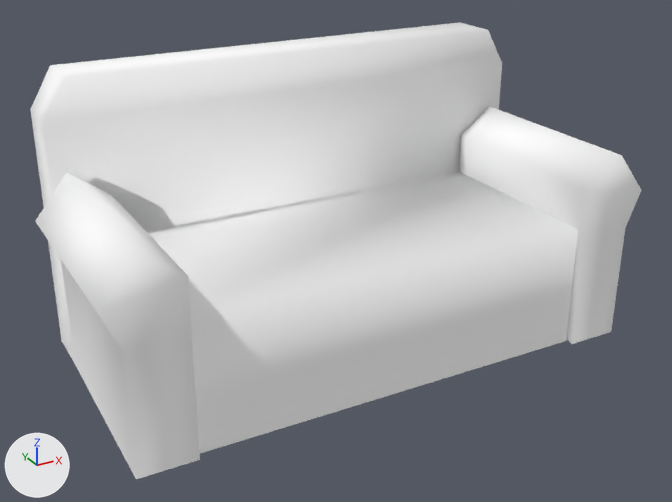
What one commit did to the glTF model public/3d/item/model__item__shop.ofs_3076_0/3076IMRL05_04.gltf.
Camera for both pictures: a 50 mm camera at (-1.46, -2.64, 1.66) aimed at (-0.03, -0.05, 0.37). Arrows for +X, +Y and +Z are at lower left; the lights stay in place. The first picture is the older version.

In view in the first picture: '3076IMRL05_04'.
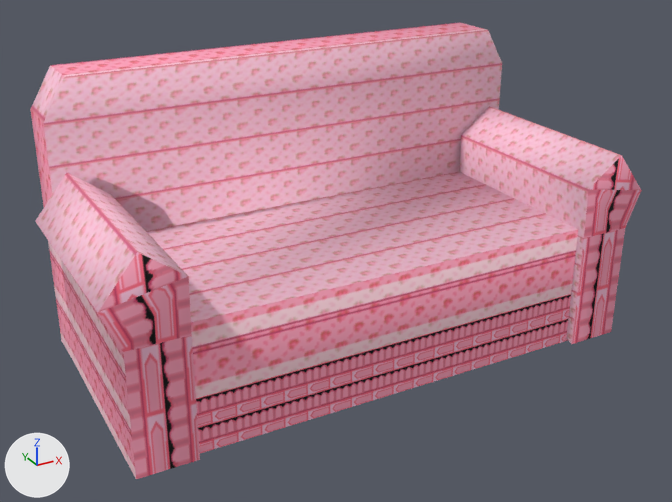
Changed parts and their boxes [x1, y1, x2, y2] in the pictures (672 x 502 px):
'3076IMRL05_04', surface changed
    both: [30, 23, 642, 479]

Patch to the scene script:
```diff
--- a/public/3d/item/model__item__shop.ofs_3076_0/3076IMRL05_04.gltf.py
+++ b/public/3d/item/model__item__shop.ofs_3076_0/3076IMRL05_04.gltf.py
@@ img_imrl05_04_3 @@
+img_imrl05_04_3 = load_image('imrl05_04_3', '_unpacked/imrl05_04_3', 32, 32, 'sRGB')
@@ img_imrl05_04_1 @@
+img_imrl05_04_1 = load_image('imrl05_04_1', '_unpacked/imrl05_04_1', 32, 32, 'sRGB')
@@ img_imrl05_04_0 @@
+img_imrl05_04_0 = load_image('imrl05_04_0', '_unpacked/imrl05_04_0', 32, 32, 'sRGB')
@@ img_imrl05_04_2 @@
+img_imrl05_04_2 = load_image('imrl05_04_2', '_unpacked/imrl05_04_2', 32, 32, 'sRGB')
@@ mat_imrl05_04_2 @@
 mat_imrl05_04_2 = principled_material('imrl05_04_2')
-mat_imrl05_04_2.base_color = (1.0, 1.0, 1.0)  # white #ffffff
+mat_imrl05_04_2.texture = img_imrl05_04_2
 mat_imrl05_04_2.roughness = 1.0
@@ mat_imrl05_04_0 @@
 mat_imrl05_04_0 = principled_material('imrl05_04_0')
-mat_imrl05_04_0.base_color = (1.0, 1.0, 1.0)  # white #ffffff
+mat_imrl05_04_0.texture = img_imrl05_04_0
 mat_imrl05_04_0.roughness = 1.0
@@ mat_imrl05_04_1 @@
 mat_imrl05_04_1 = principled_material('imrl05_04_1')
-mat_imrl05_04_1.base_color = (1.0, 1.0, 1.0)  # white #ffffff
+mat_imrl05_04_1.texture = img_imrl05_04_1
 mat_imrl05_04_1.roughness = 1.0
@@ mat_imrl05_04_3 @@
 mat_imrl05_04_3 = principled_material('imrl05_04_3')
-mat_imrl05_04_3.base_color = (1.0, 1.0, 1.0)  # white #ffffff
+mat_imrl05_04_3.texture = img_imrl05_04_3
 mat_imrl05_04_3.roughness = 1.0
```
